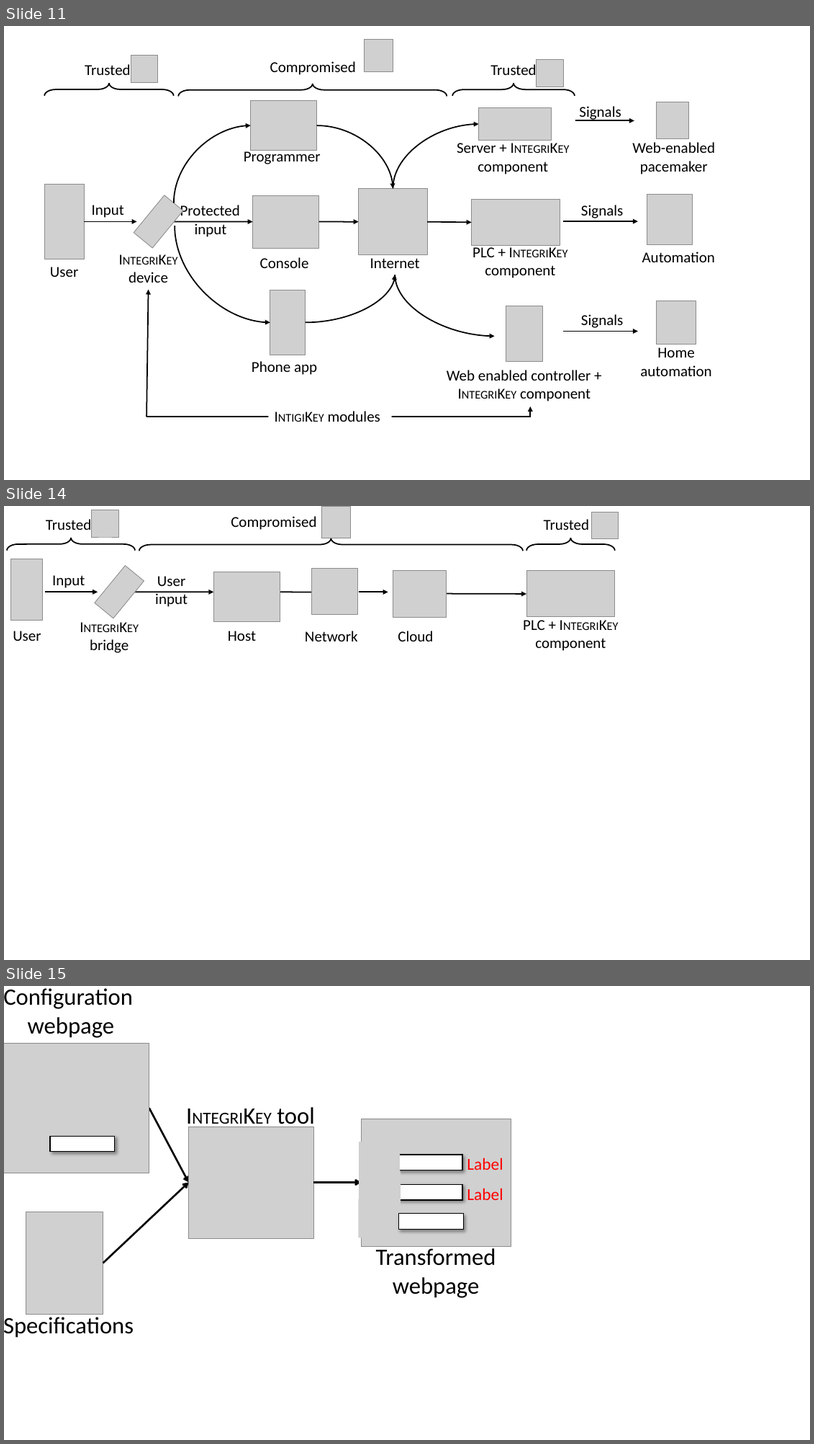
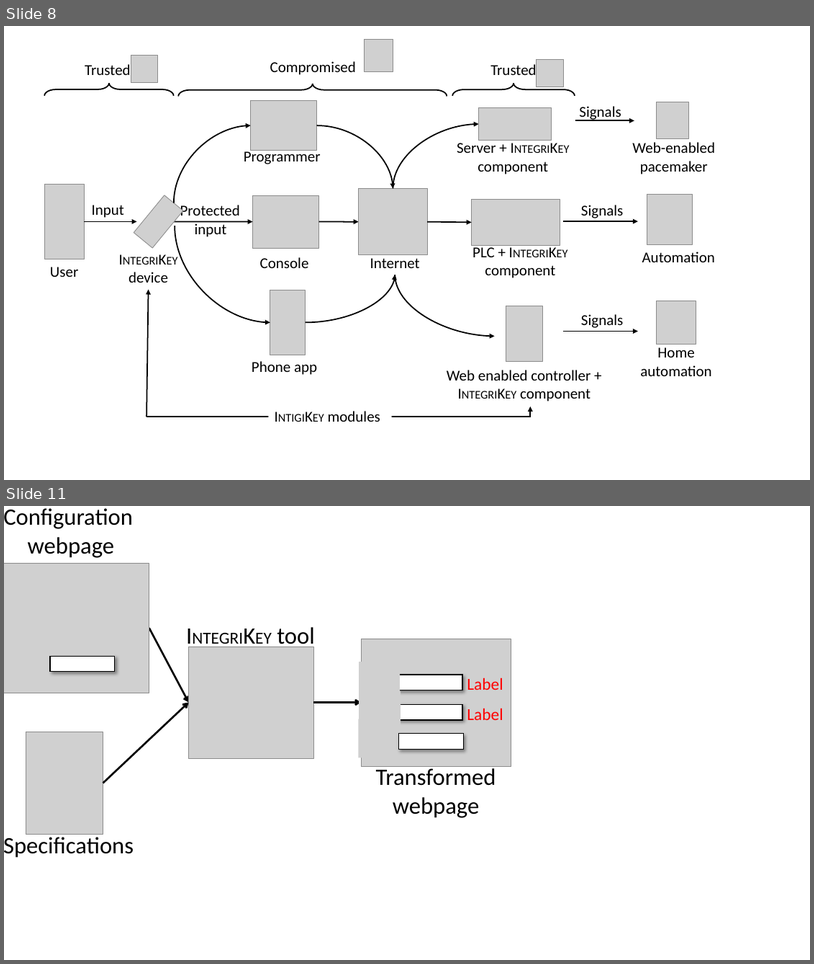
Before and after one commit to aritradhar/PhD-Thesis, a slide deck: chapters/IntegriKey/images/SystemModel.pptx. Shown one above the other, each under a label of ours: slides 11, 14 and 15 before the commit, slides 8 and 11 after it; the slides between them are not shown. The pictures are 814x1444 and 814x964 pixels, drawn with LibreOffice and Linux fonts; fonts in the diff are those of the drawing; grey boxes stand for pictures. Boxes give left, top, right and bottom in pixels: in the first picture for what was removed or moved away, otherwise in the second. Text is boxed around its words. In the diff, an @@ line names an element or a change of style, - is before the commit and + after.

```diff
--- a/chapters/IntegriKey/images/SystemModel.pptx
+++ b/chapters/IntegriKey/images/SystemModel.pptx
@@ slide 14 removed at [4, 506, 810, 960], background #FFFFFF @@
@@ text removed at [46, 517, 92, 534] @@
-Trusted
@@ picture removed at [92, 510, 119, 538] @@
@@ text removed at [231, 516, 316, 530] @@
-Compromised
@@ picture removed at [322, 506, 350, 538] @@
@@ text removed at [544, 519, 590, 530] @@
-Trusted
@@ picture removed at [592, 512, 619, 539] @@
@@ left brace removed at [7, 538, 135, 551] @@
@@ left brace removed at [139, 538, 524, 551] @@
@@ left brace removed at [527, 538, 615, 551] @@
@@ picture removed at [10, 559, 42, 620] @@
@@ picture removed at [95, 566, 144, 618] @@
@@ picture removed at [312, 569, 358, 614] @@
@@ picture removed at [393, 570, 446, 617] @@
@@ arrow removed from (45, 592) to (98, 592) @@
@@ text removed at [52, 575, 85, 588] @@
-Input
@@ arrow removed from (133, 592) to (214, 592) @@
@@ text removed at [155, 576, 188, 607] @@
-User
-input
@@ picture removed at [214, 572, 280, 621] @@
@@ arrow removed from (280, 592) to (320, 592) @@
@@ arrow removed from (359, 592) to (388, 592) @@
@@ picture removed at [527, 571, 615, 617] @@
@@ arrow removed from (446, 594) to (527, 594) @@
@@ text removed at [13, 631, 41, 641] @@
-User
@@ text removed at [228, 631, 256, 641] @@
-Host
@@ text removed at [305, 631, 358, 641] @@
-Network
@@ text removed at [398, 631, 433, 641] @@
-Cloud
@@ text removed at [523, 620, 606, 651] @@
-PLC + INTEGRIKEY component
@@ text removed at [90, 639, 129, 653] @@
-INTEGRIKEY
-bridge
@@ what was slide 11 is now slide 8 @@
@@ what was slide 15 is now slide 11 @@
```
Also in this commit, not shown: 1 slide changed, 1 slide added, 4 other slides removed, 12 other files.
